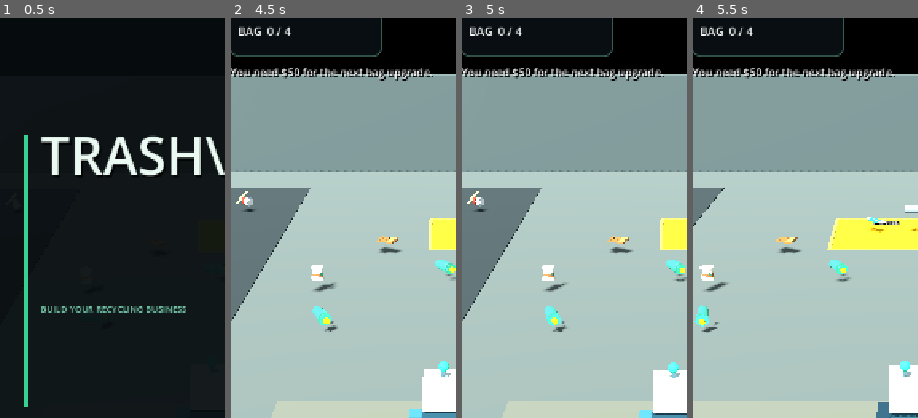
Above: before the commit, frames 1-4 (left to right).
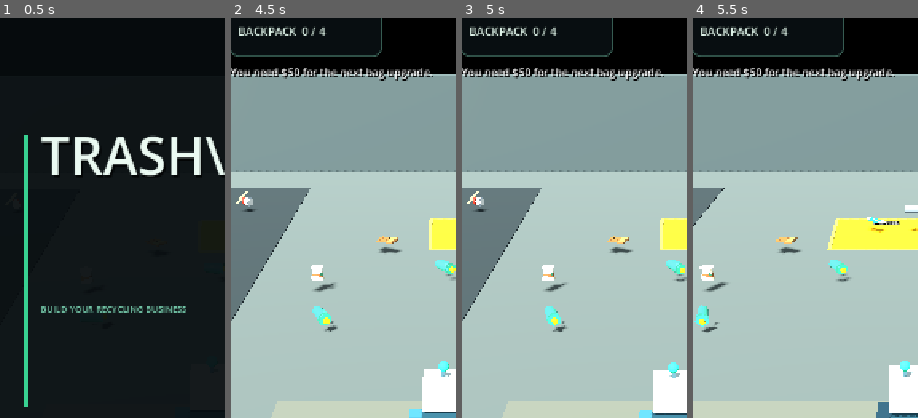
Above: after the commit, the same moments.

Repository: zekainstabot/trash-empire
Game: Godot game, scene res://Scenes/Main.tscn
Same seed, same stepped clock (60 frames per second), same inputs: the game is played once before the commit and once after it.
Inputs (mouse positions are % of the whole screen's width and height, from its top left):
- Up to frame 1 (0.5 s): no input
- Up to frame 2 (4.5 s): click "▶ PLAY" at 0.5 s; click "PICK UP" at 1.25 s; click "CAPACITY LEVEL 1 • $50" at 2 s; click "CAPACITY LEVEL 1 • $50" at 2.75 s; click "SKILL TREE" at 3.5 s; click "X" at 4.25 s
- Up to frame 3 (5 s): no input
- Up to frame 4 (5.5 s): move the mouse to (72, 45) at 5.02 s; hold D (move_right) from 5.03 s (still down); click (72, 45) at 5.17 s
The pictures show only the part of the screen within x 3-53%, y 4-54%; the shares and areas given below are measured in that part.

Frame 1 is identical in both runs. In frame 2, 0.5% of the frame differs, in the area x 3-43%, y 2-5%; in frame 3, 0.5%; in frame 4, 0.5%.

Commit message:
Highlight full backpack and warn player

Diff:
--- a/Scripts/main.gd
+++ b/Scripts/main.gd
@@ -1018,7 +1018,10 @@
 		carried += 1
 		_update_ui()
 		_save_game()
-		_set_message("Collected! Keep cleaning the yard.")
+		if carried >= capacity:
+			_set_message("BACKPACK FULL! Return to the recycling station.")
+		else:
+			_set_message("Collected! Keep cleaning the yard.")
 	else:
 		_set_message("Get closer to a piece of trash.")
 
@@ -1514,7 +1517,14 @@
 
 func _update_ui() -> void:
 	money_label.text = "CASH  $%.1f" % money
-	bag_label.text = "BAG  %d / %d" % [carried, capacity]
+	bag_label.text = "BACKPACK  %d / %d" % [carried, capacity]
+	var is_full := carried >= capacity
+	var bag_color := Color(1.0, 0.20, 0.16) if is_full else Color(0.88, 0.96, 0.92)
+	bag_label.add_theme_color_override("font_color", bag_color)
+	bag_label.add_theme_color_override("font_outline_color", Color(0.20, 0.015, 0.01) if is_full else Color(0.015, 0.035, 0.03))
+	bag_label.add_theme_constant_override("outline_size", 5 if is_full else 2)
+	if is_full:
+		bag_label.text += "  FULL!"
 
 func _set_message(value: String) -> void:
 	message_label.text = value
